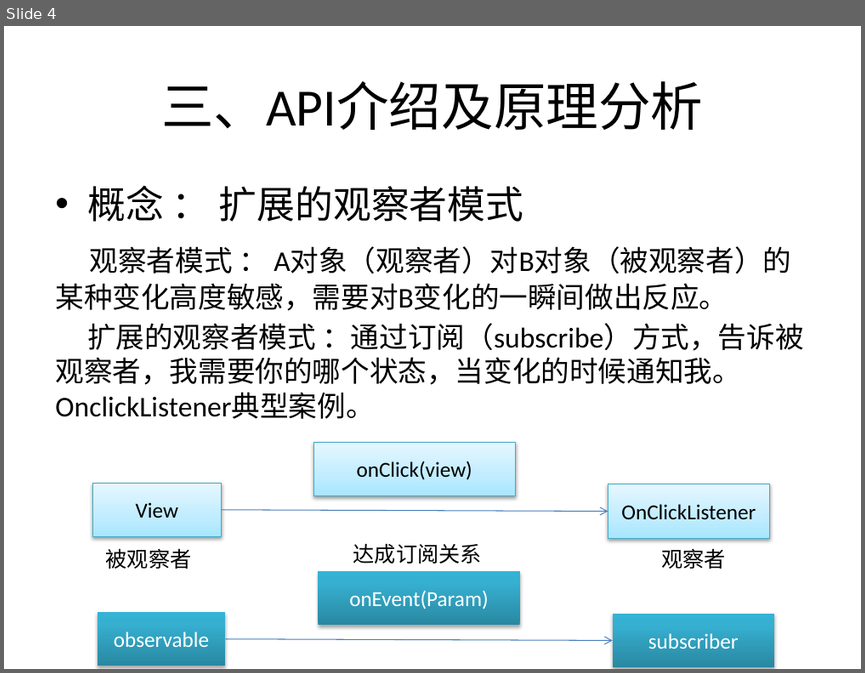
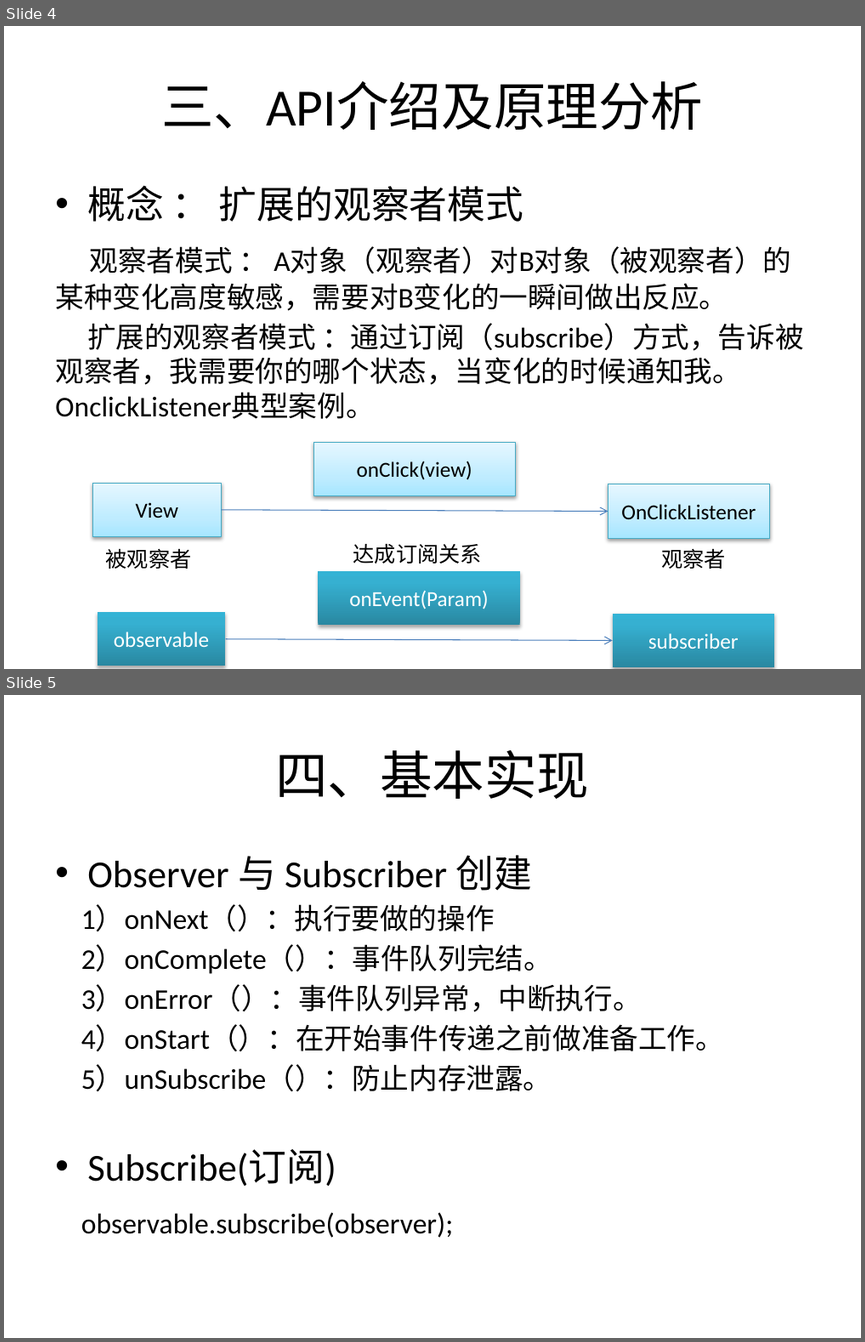
Before and after one commit to YongHuiLuo/TinyEasyView, a slide deck: RxJava 简介.pptx. Shown one above the other, each under a label of ours: slide 4 before the commit, slides 4 and 5 after it. The pictures are 865x673 and 865x1342 pixels, drawn with LibreOffice and Linux fonts; fonts in the diff are those of the drawing. Boxes give left, top, right and bottom in pixels: in the first picture for what was removed or moved away, otherwise in the second. Text is boxed around its words. In the diff, an @@ line names an element or a change of style, - is before the commit and + after.

```diff
--- a/RxJava 简介.pptx
+++ b/RxJava 简介.pptx
@@ slide 5 added at (x1=4, y1=695, x2=861, y2=1338), background #FFFFFF @@
@@ title added at (x1=275, y1=750, x2=590, y2=799), 44 pt, text #000000 @@
+四、基本实现
@@ text added at (x1=81, y1=855, x2=724, y2=1237), 24 pt, text #000000 @@
+• Observer 与 Subscriber 创建
+1）onNext（）：执行要做的操作
+2）onComplete（）：事件队列完结。
+3）onError（）：事件队列异常，中断执行。
+4）onStart（）：在开始事件传递之前做准备工作。
+5）unSubscribe（）：防止内存泄露。
+• Subscribe(订阅)
+observable.subscribe(observer);
```
Also in this commit, not shown: 4 other slides added, 8 other files.
